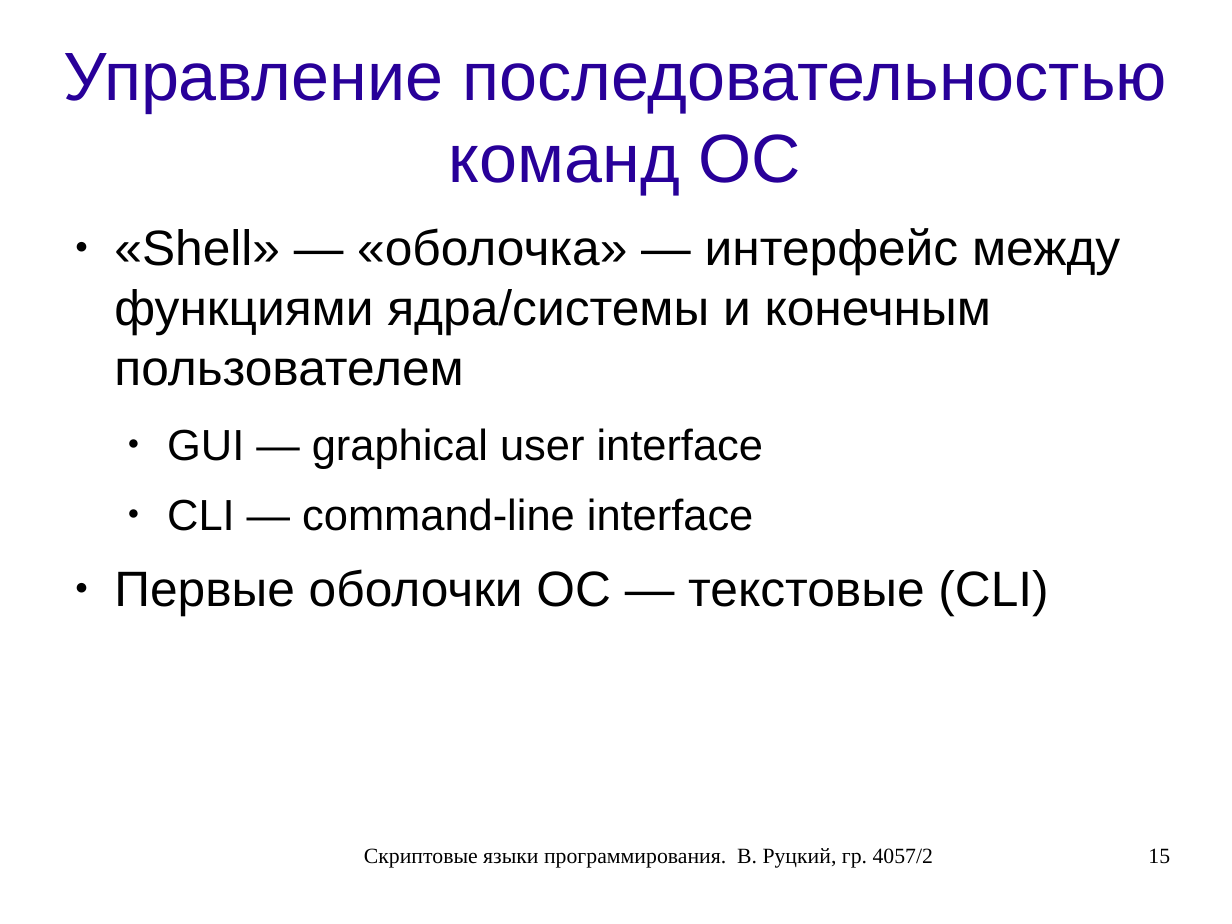
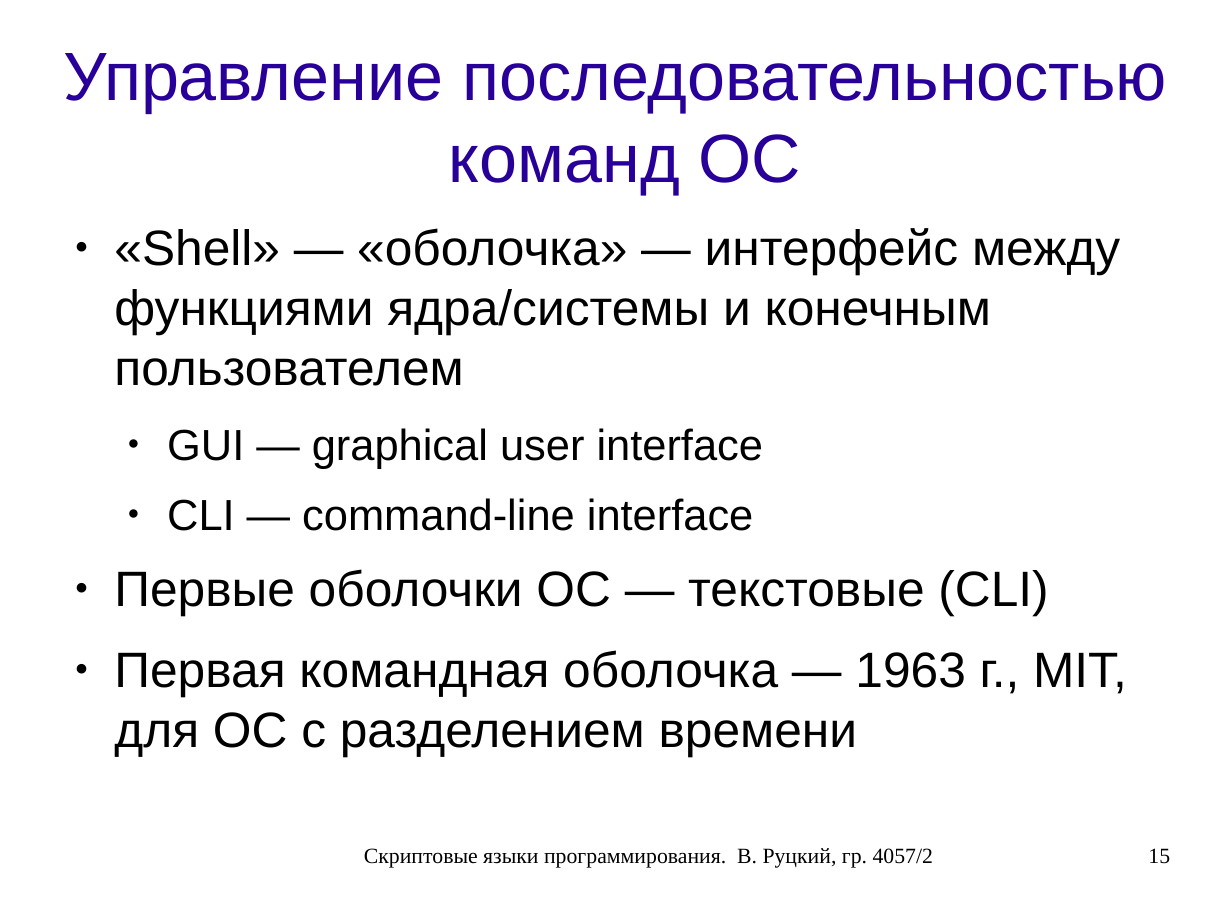
Before and after one commit to rutsky/semester07, a slide deck: slide 15 of Operation_systems/scripting_languages/40572_Rutsky_Scripting_languages.odp. Drawn at 1232x924 pixels with LibreOffice and Linux fonts; fonts in the diff are those of the drawing. Boxes give left, top, right and bottom in pixels: in the first picture for what was removed or moved away, otherwise in the second. Text is boxed around its words. In the diff, an @@ line names an element or a change of style, - is before the commit and + after.

```diff
--- a/Operation_systems/scripting_languages/40572_Rutsky_Scripting_languages.odp
+++ b/Operation_systems/scripting_languages/40572_Rutsky_Scripting_languages.odp
@@ text at (114, 650, 1127, 757): paragraph added @@
+● Первая командная оболочка — 1963 г., MIT, для ОС с разделением времени
```
Also in this commit, not shown: 5 other slides changed.
